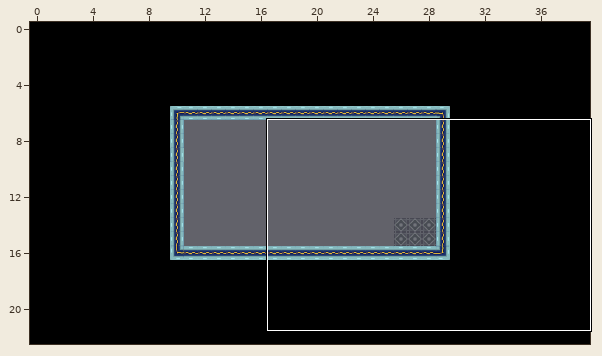
Tiled map -- core/assets/level_2-1.tmx. The picture above shows the old version from afar; the outline marks the close-up.
Close-up. First the earlier version:
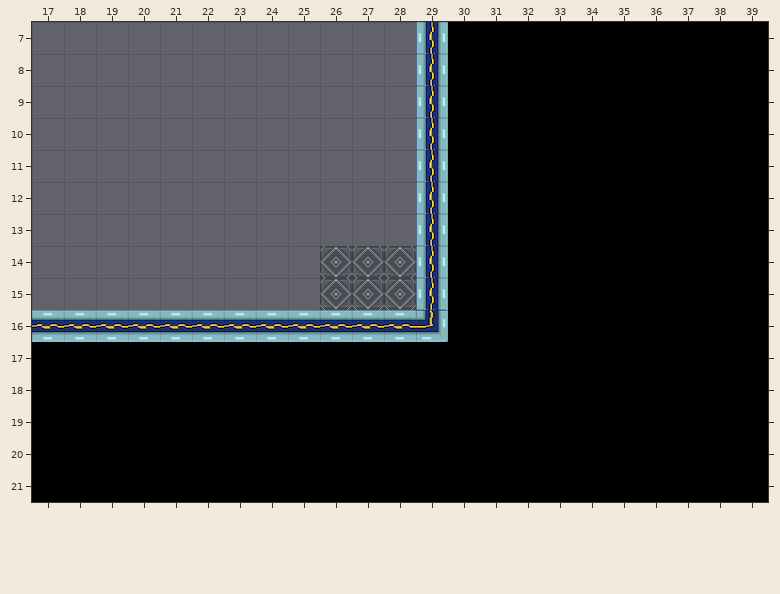
Cells are 32x32 px. Shown: x 17..39, y 7..21.
And afterwards:
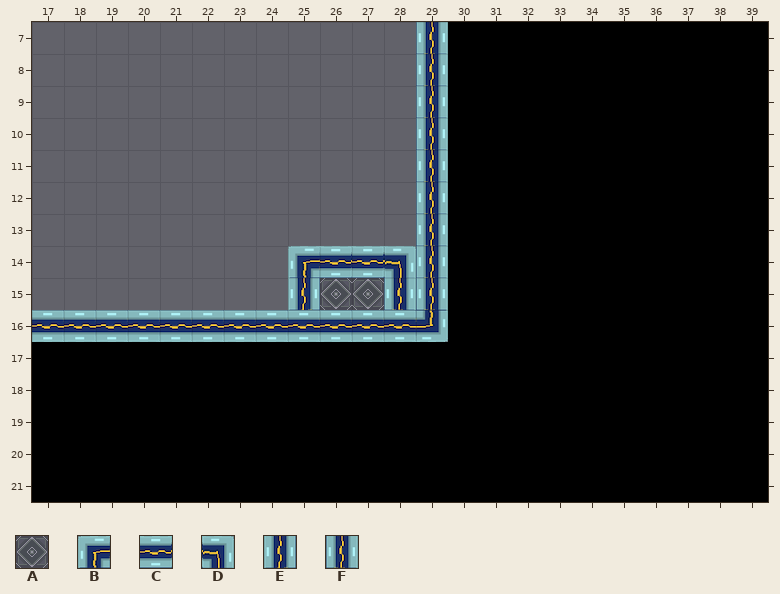
Key: from "tileset": A 34, B 96, C 97, D 98, E 128, F 130.
_ is an empty cell.
Tiles replaced or removed in this view: A.
Change:
Changed rows in their new state; . is an unchanged cell.
Layer "platforms":
first column x 25:
14 BCCD
15 E..F
Where, in picture pixels (left, top, right, bottom), the same in both close-ups:
changed: (288, 246, 416, 310)
